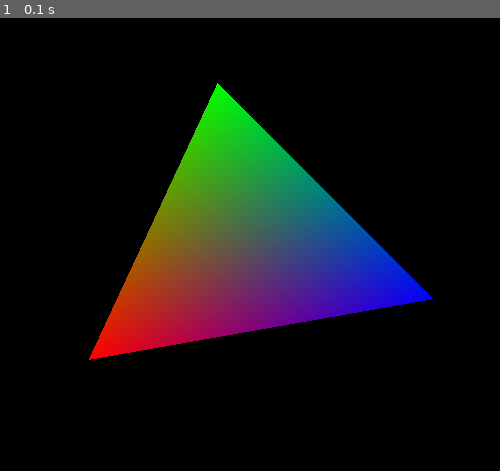
Above: before the commit, frame 1.
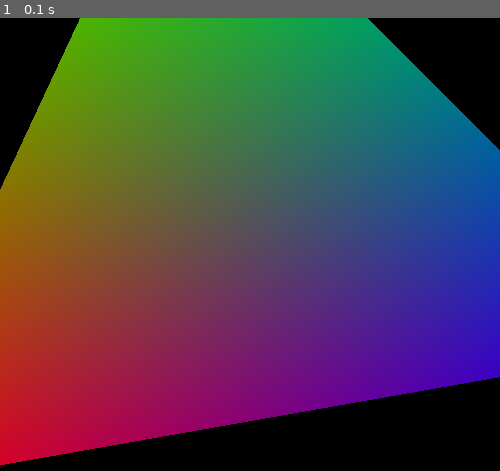
Above: after the commit, the same moment.

Repository: dprevedello/OpenGL-2022
Game: pygame game, started from main.py
Same seed, same stepped clock (60 frames per second), same inputs: the game is played once before the commit and once after it.
Inputs:
- Up to frame 1 (0.1 s): no input

The runs differ from the first frame. In frame 1, 79% of the frame differs, in the area x 0-100%, y 0-99%.

Commit message:
Trasformazione prospettica
Applichiamo ora una trasformazione prospettica per simulare la deformazione che si otterrebbe nella realtà guardando un oggetto.

Diff:
--- a/main.py
+++ b/main.py
@@ -32,10 +32,12 @@
 
 def main():
     pygame.init()
-    window_size = (500, 500)
+    window_size = width, height = 500, 500
     window = pygame.display.set_mode(window_size, DOUBLEBUF | OPENGL)
     pygame.display.set_caption("3D Lab - ISIS Ponti")
     pygame.display.set_icon(pygame.image.load('icon.png'))
+
+    gluPerspective(45, width / height, 0.1, 50.0)
 
     running = True
     while running:
